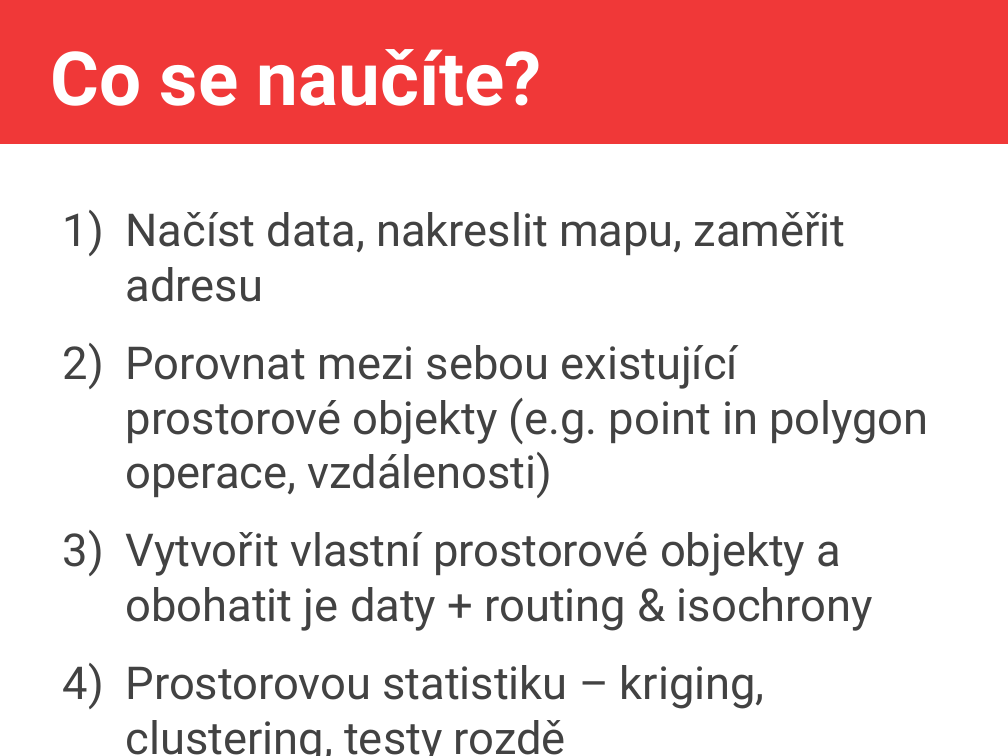
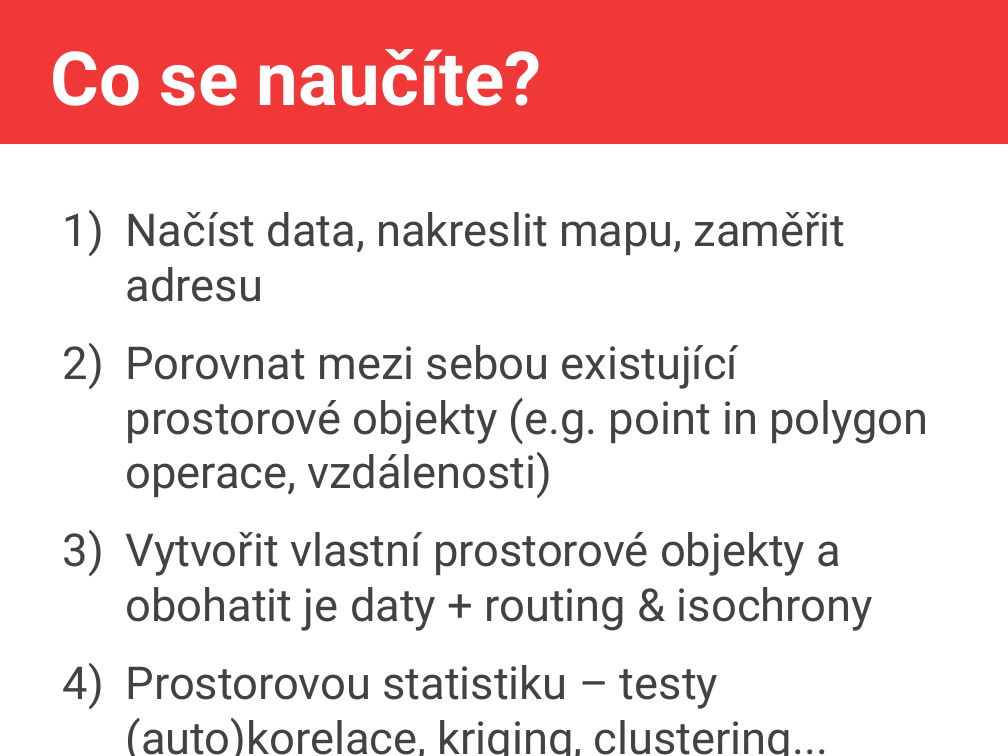
Before and after one commit to jlacko/4EK418, a slide deck: slide 3 of prez/0 - intro 4EK418.odp. Drawn at 1008x756 pixels with LibreOffice and Linux fonts; fonts in the diff are those of the drawing. Boxes give left, top, right and bottom in pixels: in the first picture for what was removed or moved away, otherwise in the second. Text is boxed around its words. In the diff, an @@ line names an element or a change of style, - is before the commit and + after.

```diff
--- a/prez/0 - intro 4EK418.odp
+++ b/prez/0 - intro 4EK418.odp
@@ text at [126, 665, 828, 756]: text changed @@
-4) Prostorovou statistiku – kriging, clustering, testy rozdě
+4) Prostorovou statistiku – testy (auto)korelace, kriging, clustering...
```
Also in this commit, not shown: 3 other slides changed, 11 other files.
